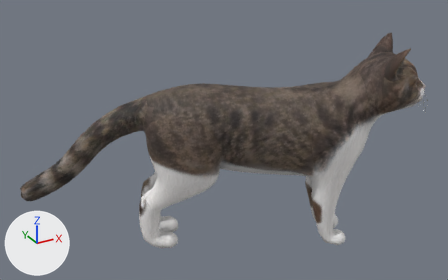
The FBX model public/animations/catStanding.fbx: old version first, new version second.
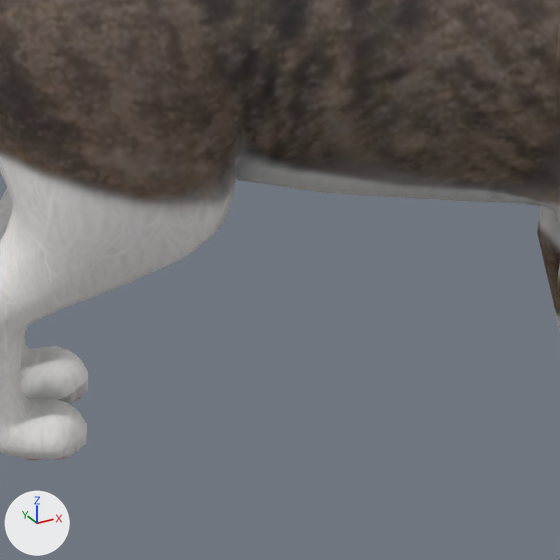
There are two pictures of each version: one whole from a 50 mm lens placed at (-11.38, -20.52, 13.92), pointed at (-0.52, -0.77, 4.05), one close up on the part from 34% to 70% of the width and 42% to 99% of the height. Lighting does not change. The marker at lower left points along +X, +Y and +Z. The close-ups show mesh edges as thin lines. Where no turn or scale is listed for an object, it has been applied to the vertices.

Objects in the first close-up: 'high_poly'.
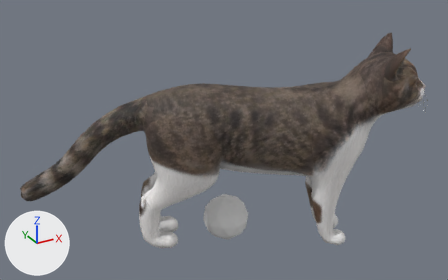
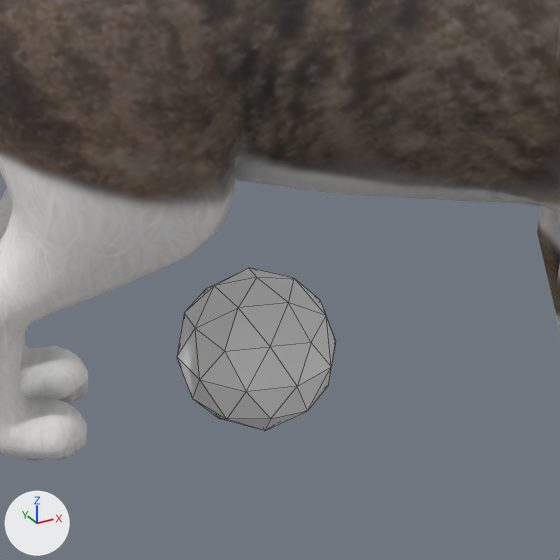
Patch to the scene script:
```diff
--- a/public/animations/catStanding.fbx.py
+++ b/public/animations/catStanding.fbx.py
@@ me_icosphere @@
+me_icosphere.from_pydata(...)  # an icosphere of 80 faces spanning x -0.95..0.95, y -1.0..1.0, z -1.0..1.0
@@ ob_icosphere @@
+ob_icosphere = bpy.data.objects.new('Icosphere', me_icosphere)
+ob_icosphere.location = (0.0, 0.0, 0.0)
```

Location of each change, (x1, y1, x2, y2) in pixels of the close-ups (560 x 560 px):
'Icosphere', added
    after: (177, 268, 336, 431)
